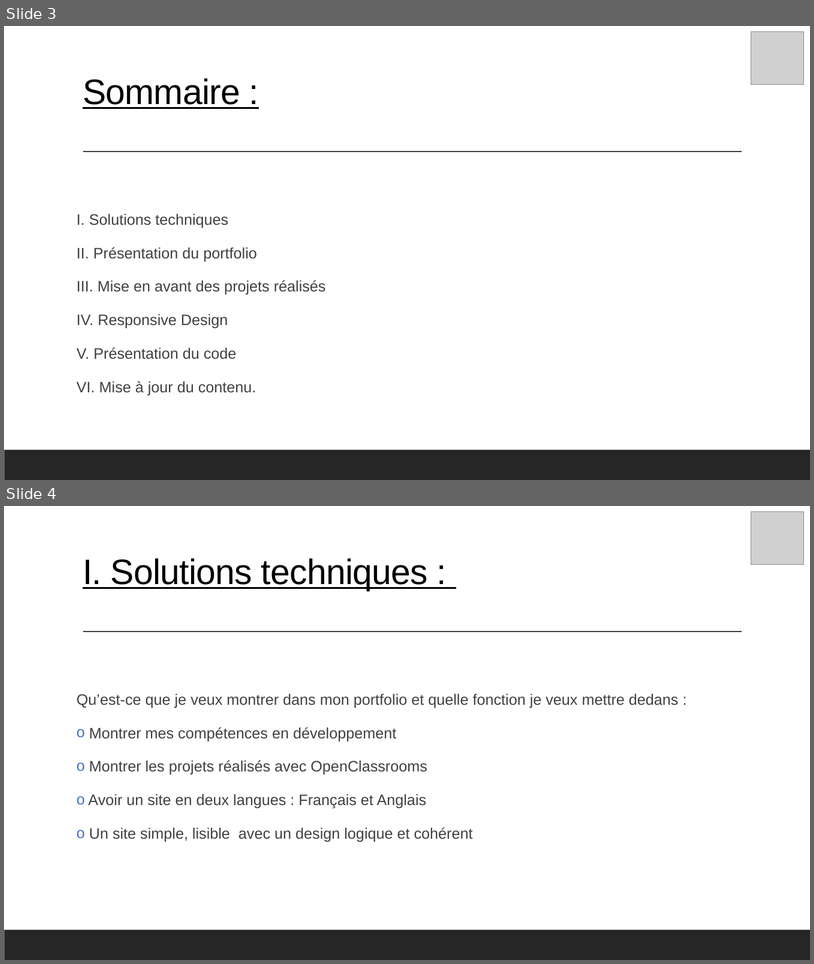
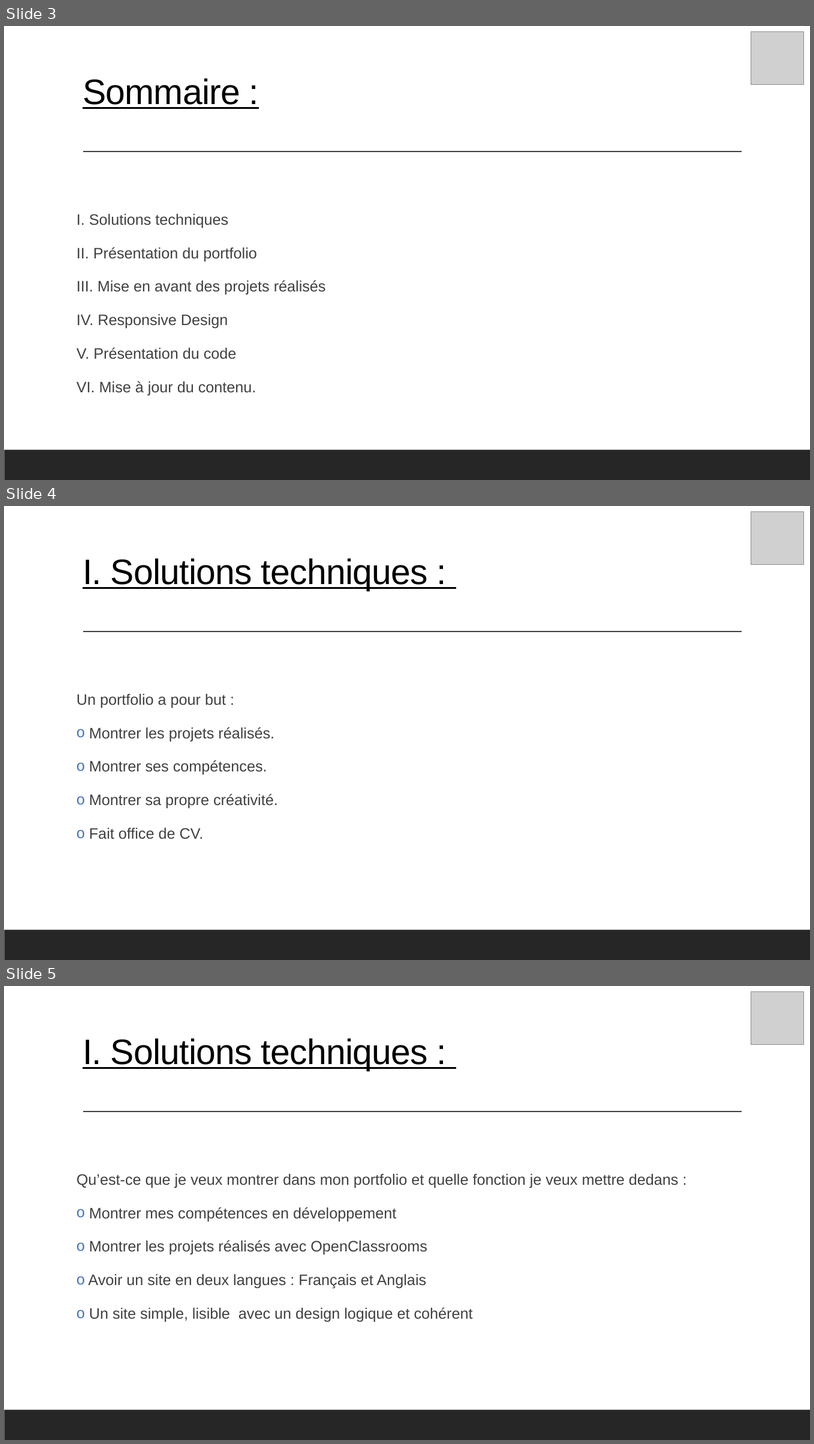
Before and after one commit to mathc28/portfolio, a slide deck: PrésentationP12.pptx. Shown one above the other, each under a label of ours: slides 3 and 4 before the commit, slides 3, 4 and 5 after it. The pictures are 814x964 and 814x1444 pixels, drawn with LibreOffice and Linux fonts; fonts in the diff are those of the drawing; grey boxes stand for pictures. Boxes give left, top, right and bottom in pixels: in the first picture for what was removed or moved away, otherwise in the second. Text is boxed around its words. In the diff, an @@ line names an element or a change of style, - is before the commit and + after.

```diff
--- a/PrésentationP12.pptx
+++ b/PrésentationP12.pptx
@@ slide 4 added at (4, 506, 810, 960), background #FFFFFF; not listed: 2 template elements that a slide beside it also shows @@
@@ picture added at (751, 511, 804, 565) @@
@@ title added at (83, 558, 428, 591), 42 pt, text #000000, underline @@
+I. Solutions techniques :
@@ text added at (77, 693, 278, 839), 18 pt, text #404040 @@
+Un portfolio a pour but :
+o Montrer les projets réalisés.
+o Montrer ses compétences.
+o Montrer sa propre créativité.
+o Fait office de CV.
@@ what was slide 4 is now slide 5 @@
```
Also in this commit, not shown: 1 slide changed, 8 other files.
